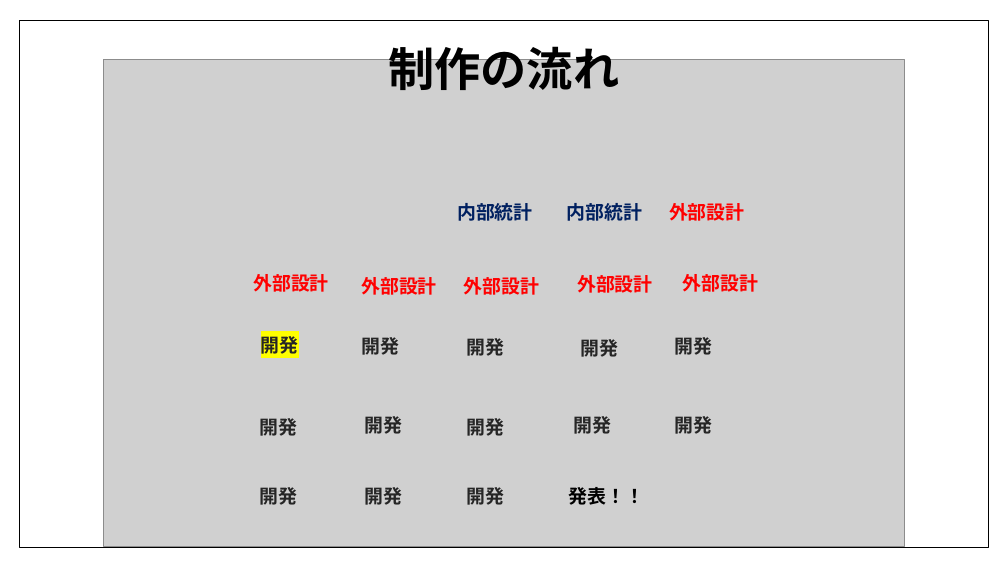
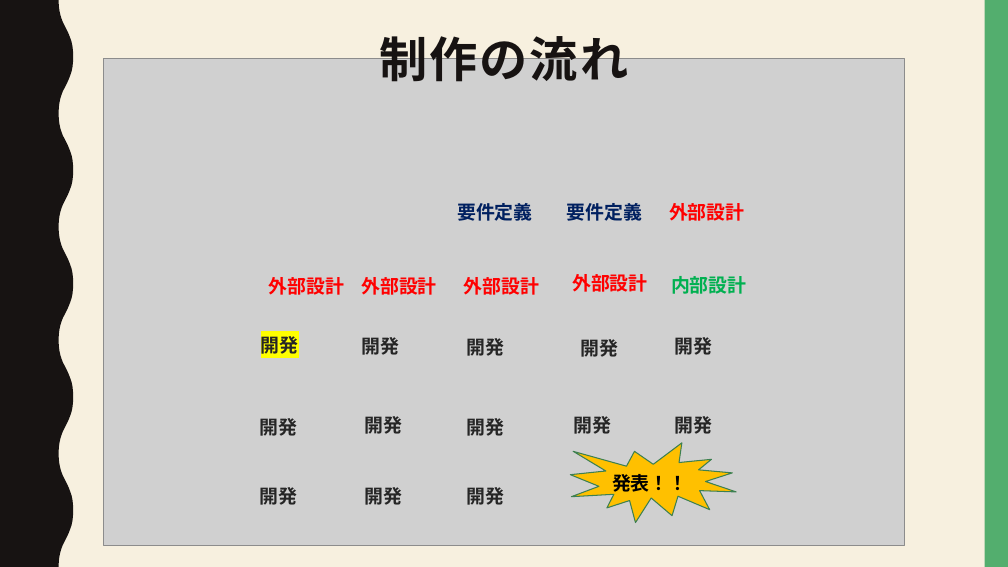
Before and after one commit to dojo2022/E-3, a slide deck: slide 4 of E3_配布資料/研修成果発表E3.pptx. Drawn at 1008x567 pixels with LibreOffice and Linux fonts; fonts in the diff are those of the drawing; grey boxes stand for pictures. Boxes give left, top, right and bottom in pixels: in the first picture for what was removed or moved away, otherwise in the second. Text is boxed around its words. In the diff, an @@ line names an element or a change of style, - is before the commit and + after.

Commit message:
発表資料

```diff
--- a/E3_配布資料/研修成果発表E3.pptx
+++ b/E3_配布資料/研修成果発表E3.pptx
@@ background #FFFFFF to #F7F0DF @@
@@ freeform shape added at [0,0,73,567], fill #171312 @@
@@ rectangle removed at [19,20,988,547] @@
@@ rectangle added at [985,0,1008,567], fill #53AE6E @@
@@ title "制作の流れ" at [379,36,628,82]: size 44 to 45.9 pt, text colour #000000 to #171312, letter spacing 0 to 2 pt; vertical alignment middle to top @@
@@ text at [457,203,533,221]: text changed @@
-内部統計
+要件定義
@@ text at [567,203,643,221]: text changed @@
-内部統計
+要件定義
@@ text "外部設計": place and size @@
-text "外部設計" at [577,275,653,293]
+text "外部設計" at [572,274,648,292]
@@ text "外部設計": place and size @@
-text "外部設計" at [253,274,329,292]
+text "外部設計" at [269,277,345,295]
@@ text at [671,276,747,294]: text changed; text colour #FF0000 to #00B050 @@
-外部設計
+内部設計
@@ irregular seal added at [570,443,736,523], fill #FFC000, outline #3D8151 1 pt @@
@@ text "発表！！": place and size @@
-text "発表！！" at [569,487,645,505]
+text "発表！！" at [612,474,688,495]
```
Also in this commit, not shown: 9 other slides changed, 7 slides added, 1 other file.
